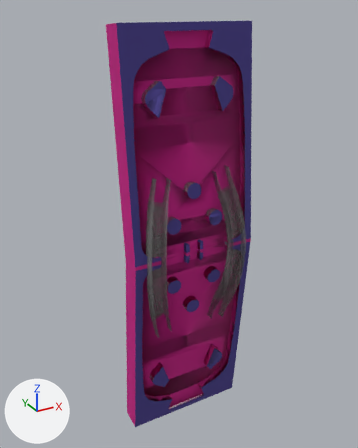
An edit to the COLLADA model final/public/models/multiplayer/stage.dae, drawn before and after from the same camera.
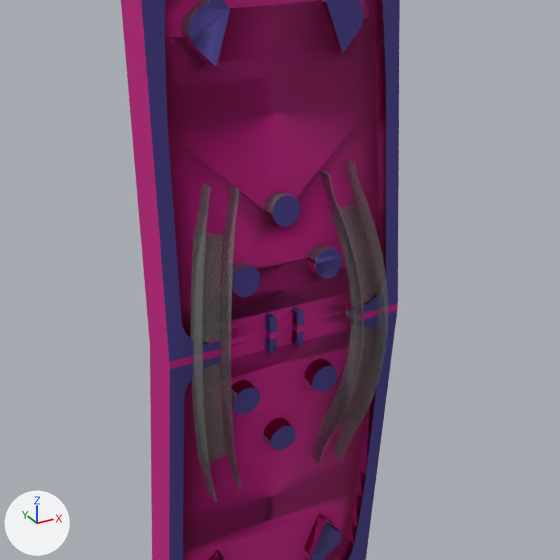
The first picture shows the older version from a 50 mm camera at (-103.0, -258.0, 281.0) aimed at (40.0, 3.0, 151.0). The close-ups show both versions on the part from 14% to 93% of the width and 19% to 82% of the height of that picture; other places that the commit changed are outside them. The axes (+X, +Y, +Z) are drawn at lower left. The lights are the same throughout. Vertices at the same position are counted once.

Names of what the first close-up shows: 'SketchUp'.
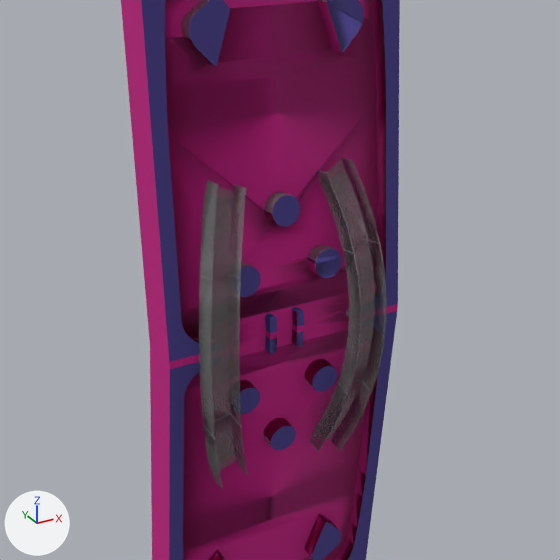
The newer file is also turned or shifted as a whole; pictures and numbers use the older file's frame.

Changed parts and their boxes (x1, y1, x2, y2) in the close-ups (560 x 560 px; the box of a moved part takes in the faces that stretch with it):
part 1 of me_sketchup, rebuilt
    before: (311, 160, 388, 463)
    after: (309, 157, 387, 452)
part 2 of me_sketchup, rebuilt
    before: (191, 184, 242, 502)
    after: (199, 180, 248, 489)
part 3 of me_sketchup, moved or reshaped
    before: (201, 0, 344, 66)
    after: (208, 35, 356, 66)

Edits to the bpy script that builds the scene:
```text
Change me_sketchup:
    used by ob_sketchup; location = (0.0, 0.0, 0.0)
    remove me_sketchup.from_pydata(...)  # 2062 vertices, 4112 faces; spans x 0.0..85.0, y -21.0..12.0, z 0.0..273.0
    add me_sketchup.from_pydata(...)  # 2107 vertices, 4228 faces; spans x 0.0..85.0, y -23.0..12.0, z 0.0..273.0
    me_sketchup part 1: the loose piece of 284 vertices spanning x 58.0..77.0, y -21.0..-4.0, z 77.0..189.0 is rebuilt with 303 vertices and now spans x 57.0..75.0, y -23.0..-5.0, z 83.0..190.0
    me_sketchup part 2: the loose piece of 281 vertices spanning x 8.0..27.0, y -21.0..-4.0, z 77.0..189.0 is rebuilt with 308 vertices and now spans x 10.0..28.0, y -23.0..-5.0, z 83.0..190.0
    me_sketchup part 3: 7 vertices moved within x 21.0..64.0, y -8.0..-6.0, z 224.0..243.0
```
